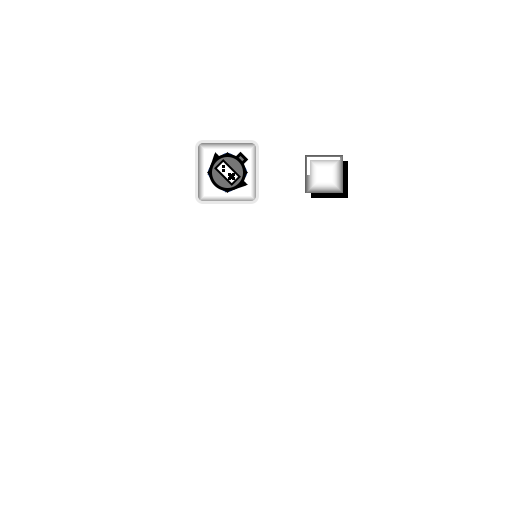
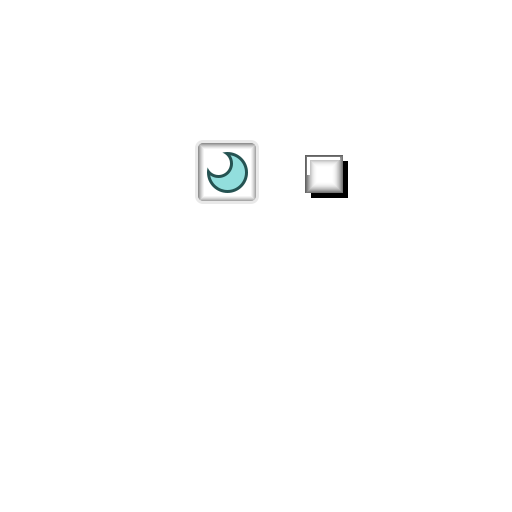
The second 512px x 512px image is a revision of the first. Changes to its layers:
added group "moon" with 3 layers above "gameblast" over [207, 152, 248, 193]
added layer "Ellipse 2" in group "moon" over [207, 152, 248, 193]
hid group "gameblast" (17 layers) over [209, 151, 249, 191]
hid group "email" (3 layers) over [207, 152, 248, 193]
hid group "homescape" (2 layers) over [207, 152, 248, 193]
hid group "coolzone" (4 layers) over [207, 152, 248, 193]
